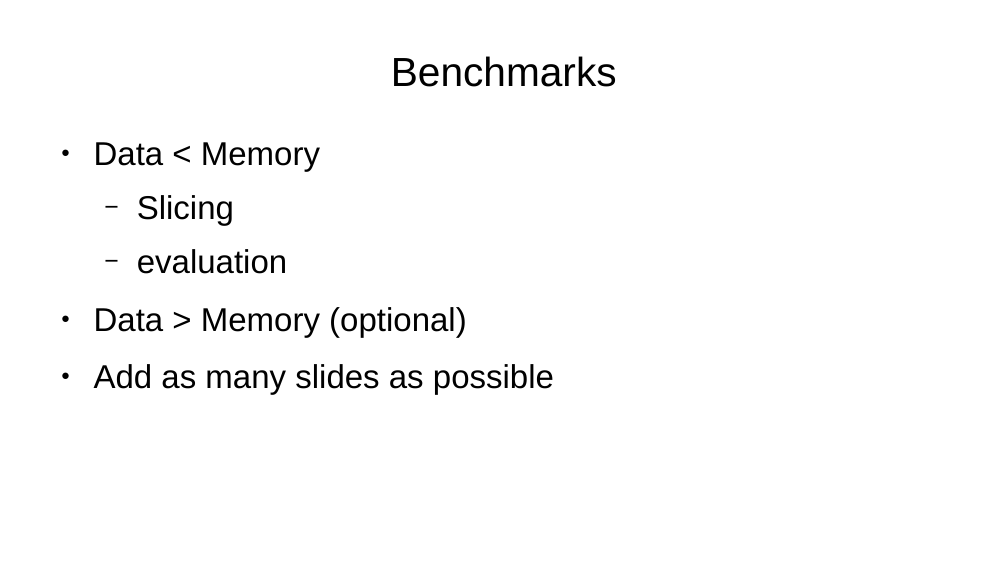
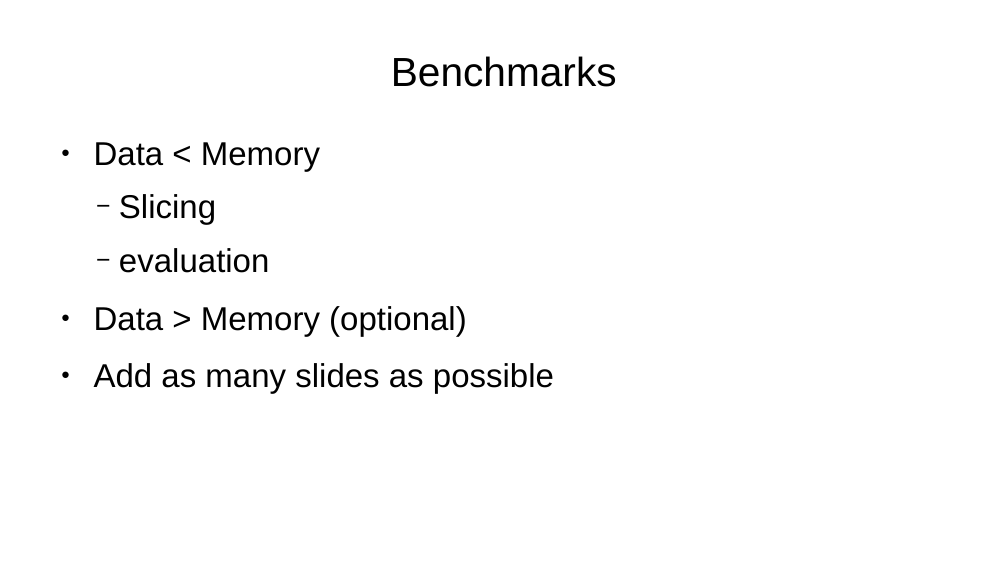
Before and after one commit to inaos/iron-array, a slide deck: slide 9 of decks/pyDataNyc2019.odp (slide 10 before the commit). Drawn at 1008x567 pixels with LibreOffice and Linux fonts; fonts in the diff are those of the drawing. Boxes give left, top, right and bottom in pixels: in the first picture for what was removed or moved away, otherwise in the second. Text is boxed around its words. In the diff, an @@ line names an element or a change of style, - is before the commit and + after.

```diff
--- a/decks/pyDataNyc2019.odp
+++ b/decks/pyDataNyc2019.odp
@@ text "Data < Memory" at bbox=[94, 142, 554, 394]: indent changed; line spacing 1 to 0.9; more space between paragraphs @@
```
Also in this commit, not shown: 8 other slides changed, 2 slides added, 3 slides removed.
